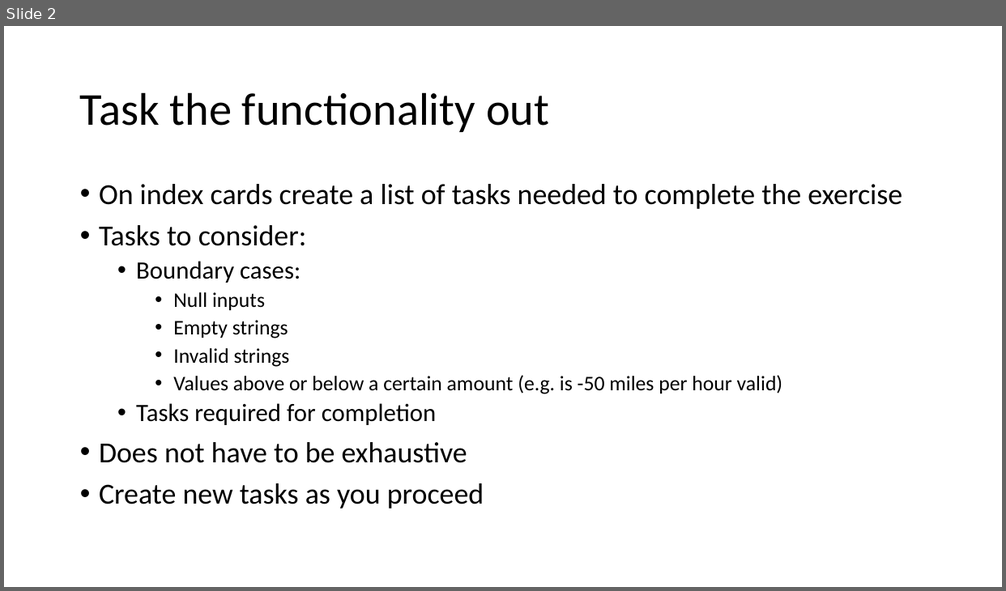
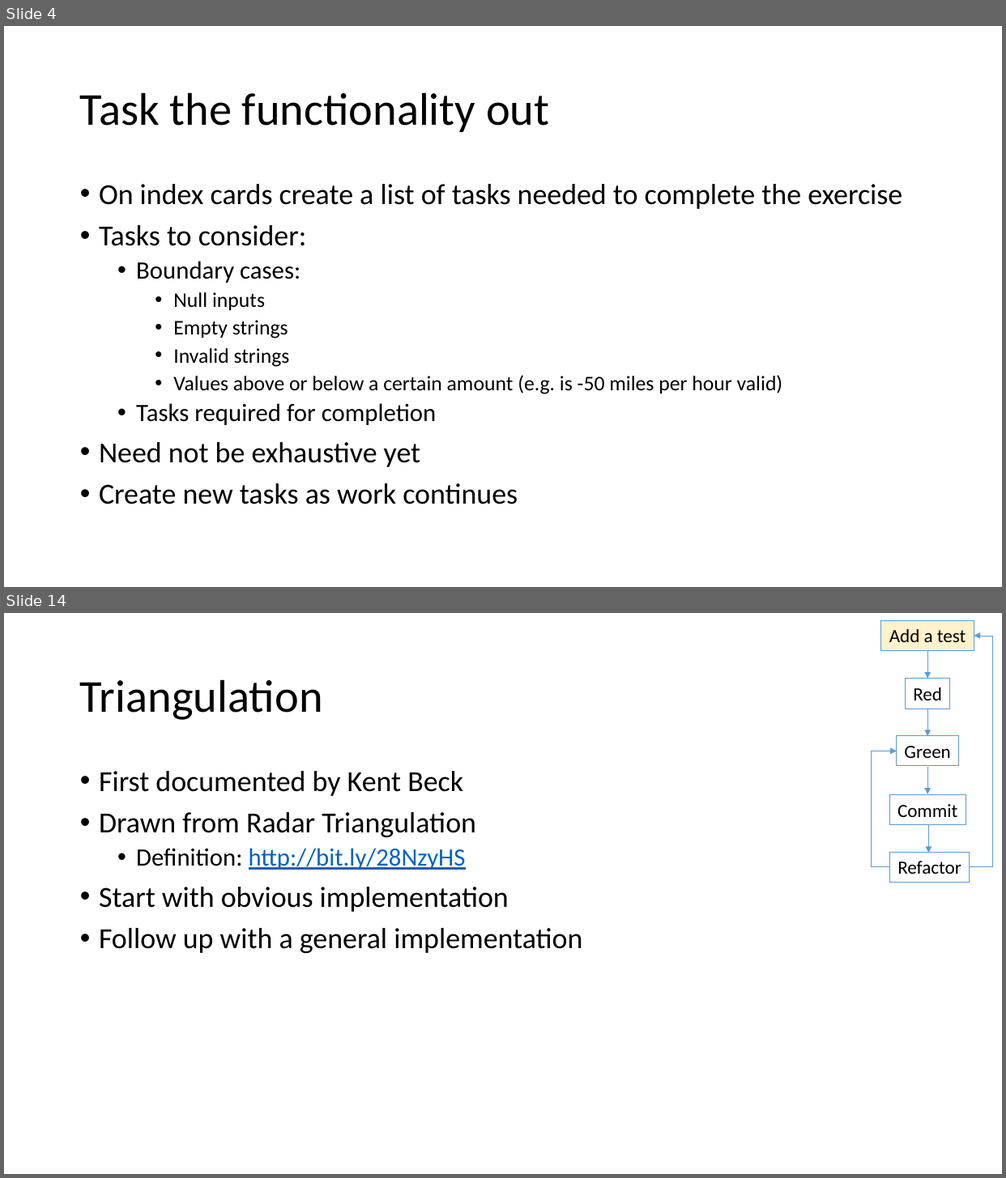
Before and after one commit to LlanddewiLovesYou/TDD_Darts, a slide deck: curriculum.pptx. Shown one above the other, each under a label of ours: slide 2 before the commit, slides 4 and 14 after it; the slides between them are not shown. The pictures are 1006x591 and 1006x1178 pixels, drawn with LibreOffice and Linux fonts; fonts in the diff are those of the drawing. Boxes give left, top, right and bottom in pixels: in the first picture for what was removed or moved away, otherwise in the second. Text is boxed around its words. In the diff, an @@ line names an element or a change of style, - is before the commit and + after.

```diff
--- a/curriculum.pptx
+++ b/curriculum.pptx
@@ slide 14 added at bbox=[4, 613, 1002, 1174], background #FFFFFF @@
@@ rectangle added at bbox=[881, 620, 974, 650], fill #FFF2CC, outline #5B9BD5 0.75 pt, 18 pt, text #000000 @@
+Add a test
@@ elbow arrow added from (970, 867) to (974, 636), #5B9BD5 0.5 pt @@
@@ arrow added from (928, 650) to (928, 678), #5B9BD5 0.5 pt @@
@@ title added at bbox=[80, 679, 323, 720], 44 pt, text #000000 @@
+Triangulation
@@ rectangle added at bbox=[906, 678, 949, 708], outline #5B9BD5 0.75 pt, 18 pt, text #000000 @@
+Red
@@ arrow added from (928, 708) to (928, 736), #5B9BD5 0.5 pt @@
@@ elbow arrow added from (889, 867) to (897, 751), #5B9BD5 0.5 pt @@
@@ rectangle added at bbox=[897, 736, 958, 766], outline #5B9BD5 0.75 pt, 18 pt, text #000000 @@
+Green
@@ text added at bbox=[99, 771, 582, 953], 28 pt, text #000000 @@
+• First documented by Kent Beck
+• Drawn from Radar Triangulation
+  • Definition: http://bit.ly/28NzyHS
+• Start with obvious implementation
+• Follow up with a general implementation
@@ arrow added from (928, 766) to (928, 794), #5B9BD5 0.5 pt @@
@@ rectangle added at bbox=[889, 795, 966, 825], outline #5B9BD5 0.75 pt, 18 pt, text #000000 @@
+Commit
@@ arrow added from (928, 825) to (928, 853), #5B9BD5 0.5 pt @@
@@ rectangle added at bbox=[889, 852, 969, 882], outline #5B9BD5 0.75 pt, 18 pt, text #000000 @@
+Refactor
@@ what was slide 2 is now slide 4 @@
@@ slide 4 changed as well @@
@@ text at bbox=[99, 442, 518, 505]: text changed @@
-• Does not have to be exhaustive
-• Create new tasks as you proceed
+• Need not be exhaustive yet
+• Create new tasks as work continues
```
Also in this commit, not shown: 3 other slides changed, 13 other slides added, 4 slides removed.
